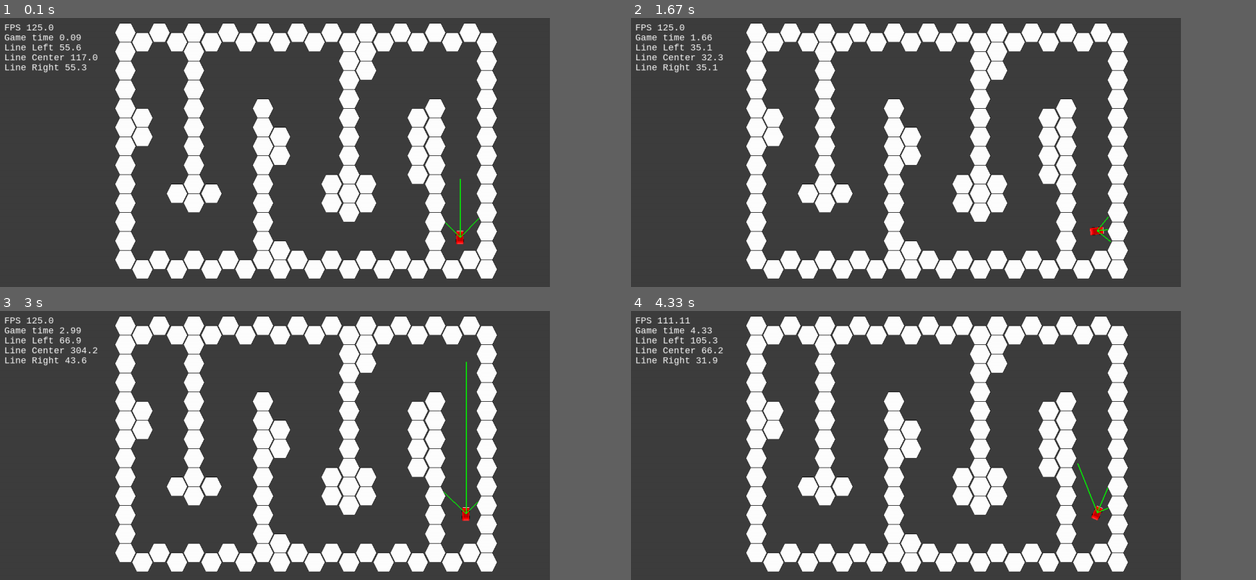
Above: before the commit, frames 1-4 (two rows, left to right).
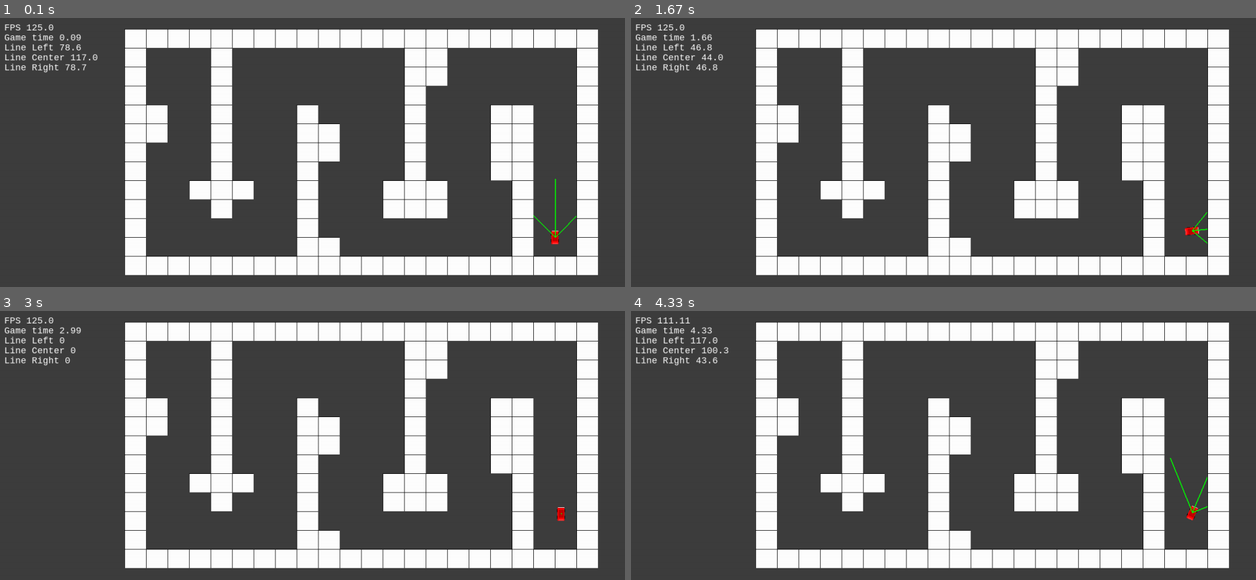
Above: after the commit, the same moments.

Repository: RodrigoTeran/Machine-Learning-with-Pygame
Game: pygame game, started from index.py
The game is run twice, just before and just after one commit, with the same random seed, the same clock (stepped at 60 frames per second) and the same inputs.
Inputs:
- Up to frame 1 (0.1 s): no input
- Up to frame 2 (1.67 s): hold D 0.33-0.8 s; hold W 0.83-1.13 s; hold D 1.17-1.63 s
- Up to frame 3 (3 s): hold A 1.67-2.2 s; hold A 2.23-2.63 s; hold W from 2.67 s (still down)
- Up to frame 4 (4.33 s): release W at 3.03 s; hold D 3.07-3.7 s; hold A 3.73-4.2 s; hold D from 4.23 s (still down)
In our replay, the window is 792x388 before the commit and 900x388 after it. These sizes can differ from the game's own. Grey fills any space a smaller window leaves; there, only what the larger window draws over its background counts as a difference.

The runs differ from the first frame. In frame 1, 33% of the frame differs, in the area x 9-96%, y 1-97%; in frame 2, 33%; in frame 3, 33%; in frame 4, 33%, in the area x 10-96%, y 1-97%.

Commit message:
Edited obstacles shape

Diff:
--- a/car.py
+++ b/car.py
@@ -14,7 +14,7 @@
 
 class Car:
     def __init__(self):
-        self.posX = WINDOW_SIZE_W / 2 + 370
+        self.posX = 1110
         self.posY = WINDOW_SIZE_H - 100
         self.speed = .5
         self.angle = 90
--- a/constants.py
+++ b/constants.py
@@ -1,4 +1,4 @@
-WINDOW_SIZE_W = 1100
+WINDOW_SIZE_W = 1250
 WINDOW_SIZE_H = 540
 FPS = 350
 
@@ -12,6 +12,6 @@
 
 LINES_COLOR = (0, 255, 0)
 
-HEXAGON_FILE = "./images/hexagon.png"
+HEXAGON_FILE = "./images/obstacle.png"
 HEXAGON_WIDTH = 129 // 3
 HEXAGON_HEIGHT = 116 // 3
--- a/index.py
+++ b/index.py
@@ -66,7 +66,11 @@
                            car.longitudeLineRight)
 
         carRect = car.draw(window)
-        map.createMap(window, carRect, car)
+        map.createMap(window, [
+            carRect
+        ], [
+            car
+        ])
 
         if car.isAccelerating or car.right or car.left:  # is moving
             if determinantForInitLines:
--- a/map.py
+++ b/map.py
@@ -83,26 +83,30 @@
 
 
 class Map:
-    def createMap(self, window, carRect, car):
+    def createMap(self, window, carsRect, cars):
         numberOfRow = 0
 
-        lineLeft = pygame.draw.line(window, car.linesColor, (car.posX, car.posY),
-                         (car.coordenatesLineLeft), car.linesThickness)
-        lineCenter = pygame.draw.line(window, car.linesColor, (car.posX, car.posY),
-                         (car.coordenatesLineCenter), car.linesThickness)
-        lineRight = pygame.draw.line(window, car.linesColor, (car.posX, car.posY),
-                         (car.coordenatesLineRight), car.linesThickness)
+        for car in cars:
+            car.lineLeftRect = pygame.draw.line(window, car.linesColor, (car.posX, car.posY),
+                             (car.coordenatesLineLeft), car.linesThickness)
+            car.lineCenterRect = pygame.draw.line(window, car.linesColor, (car.posX, car.posY),
+                             (car.coordenatesLineCenter), car.linesThickness)
+            car.lineRightRect = pygame.draw.line(window, car.linesColor, (car.posX, car.posY),
+                             (car.coordenatesLineRight), car.linesThickness)
 
         for row in hexagonsPositions:
             numberOfColumn = 0
             for column in row:
-                isDead = self.draw(window, column, numberOfColumn, numberOfRow, carRect, car,
-                                   lineLeft,
-                                   lineCenter,
-                                   lineRight)
-                if isDead:
-                    car.__init__()
-                    car.initLines()
+                counter = 0
+                for car in cars:
+                    isDead = self.draw(window, column, numberOfColumn, numberOfRow, carsRect[counter], car,
+                                       car.lineLeftRect,
+                                       car.lineCenterRect,
+                                       car.lineRightRect)
+                    if isDead:
+                        car.__init__()
+                        car.initLines()
+                    counter += 1
                 numberOfColumn += 1
             numberOfRow += 1
 
@@ -116,15 +120,15 @@
              lineLeft,
              lineCenter,
              lineRight
-             ):
-        leftGap = 230
-        upperGap = 10
+        ):
+        leftGap = 250
+        upperGap = 22.5
         if column == 1:
-            x = HEXAGON_WIDTH / 1.25 * numberOfColumn + leftGap
+            x = HEXAGON_WIDTH * numberOfColumn + leftGap
             if numberOfColumn % 2 == 0:
                 y = HEXAGON_HEIGHT * numberOfRow + upperGap
             else:
-                y = HEXAGON_HEIGHT * numberOfRow + (HEXAGON_HEIGHT / 2) + upperGap
+                y = HEXAGON_HEIGHT * numberOfRow + upperGap
 
             hexagonRect = window.blit(hexagonImageResized, (x, y))
             isDead = self.checkCollision(hexagonRect, carRect)
Binary file removed: images/hexagon.png
Binary file added: images/obstacle.png
